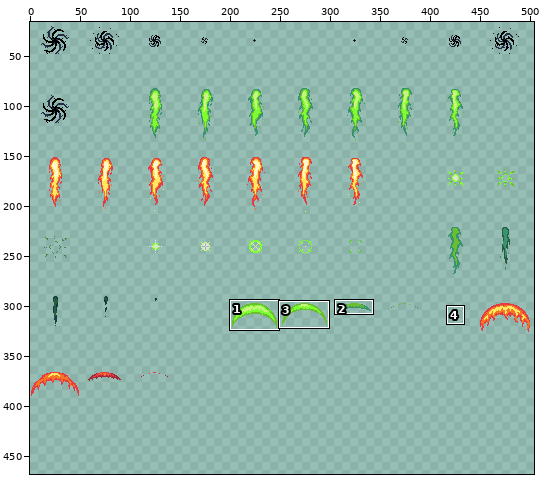
Sprite sheet -- Nevermore Unity Project/Assets/Art Assets/Alex/Projectile Effects/magiceffects.png. The first picture is a wide view before the edit; the outline marks the close-up.
Close-up. Before the commit:
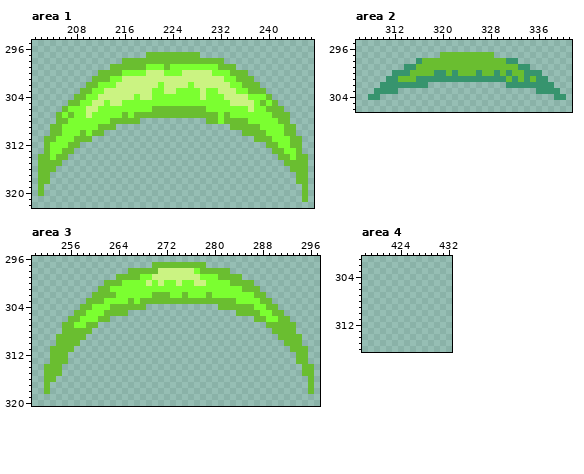
The file is 512x512 pixels. Shown: area 1: x 201..247, y 295..322; area 2: x 306..341, y 295..306; area 3: x 250..297, y 296..320; area 4: x 418..432, y 301..316. The wide view leaves out empty margins. The commit also changed other parts of the picture, which this record leaves out.
Once edited:
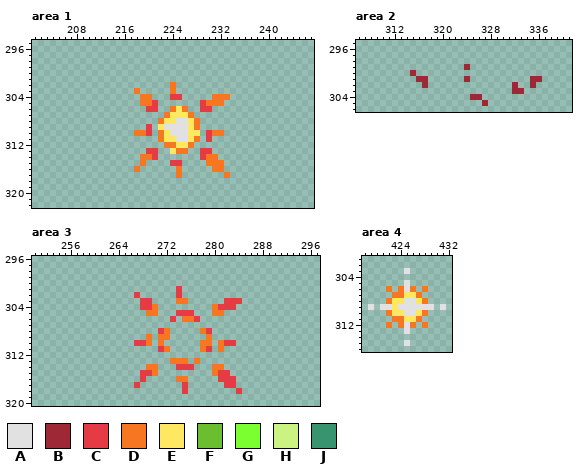
Palette (. is transparent): A #e1e1e1  B #9e2835  C #e43b44  D #f77622  E #fee761  F #6abe30  G #7bff30  H #cbf382  J #37946e
The exact change:
Area 1:
y 297: x 220..228 FFFFFFFFF -> .........
y 298: x 216..232 FFFFFFFFFFFFFFFFF -> .................
y 299: x 214..234 FFFFFFGGGFGGGGGGGGFFF -> .....................
y 300: x 212..236 FFFFGGGGHHHGGGHHHHHGGGFFF -> .........................
y 301: x 211..237 FFFGGHHHHHHHHHHHHHHHHHGGFFF -> ...........................
y 302: x 210..238 FFGGGHHHHHHHGHHHHGHHHHHHGGFFF -> ..............D..............
y 303: x 209..239 FFGGHHHHHHHHGGHHGGGGHGGHHHGGFFF -> .........D.....D...............
y 304: x 208..240 FFGGHHHHHHGHHGGGGGGGGHGGGHHHHGGGF -> ...........DD...CC.....DDD.......
y 305: x 207..241 FFGGHHGHHGGGGGGGGGGGGGGGGGGHHHHGFGF -> ............DDC.......CDDD.........
y 306: x 206..242 FGGGHHGGGGGGGGGFFFFFFFFFGGGGGGGHGGFFF -> ..............CC..DED..CC............
y 307: x 205..243 FGFGGHGGGGGFGFFFFFFFFFFFFFFGFGGGGGGGFFF -> ..................DEEED................
y 308: x 205..218 FFGGGGGGGFFFFF -> ..............; x 222..228 ....... -> DEEAAED; x 230..243 FFGFFFFGGGGGFF -> ..............
y 309: x 204..214 FFGGGGGGFFF -> ...........; x 220 . -> C; x 222..228 ....... -> EAAAAED; x 234..244 FFFFFGGGGFF -> ...........
y 310: x 204..212 FFGGGFGFF -> .........; x 218..220 ... -> DDC; x 222..228 ....... -> DEAAAEE; x 230..232 ... -> CDD; x 236..244 FFFFGGGFF -> .........
y 311: x 203..210 FFGGGFFF -> ........; x 222..228 ....... -> DEEAAED; x 230 . -> C; x 238..245 FFFGGGFF -> ........
y 312: x 203..208 FGGGFF -> ......; x 223..227 ..... -> DDEED; x 240..245 FFGGFF -> ......
y 313: x 203..207 FGGFF -> .....; x 220..221 .. -> CC; x 224..226 ... -> EDD; x 229..230 .. -> CC; x 241..245 FFGGF -> .....
y 314: x 202..206 FFGFF -> .....; x 219..221 ... -> DDC; x 229..231 ... -> CDD; x 242..246 FFGFF -> .....
y 315: x 202..205 FFFF -> ....; x 219 . -> D; x 224..225 .. -> CC; x 230..232 ... -> DDD; x 243..246 FFFF -> ....
y 316: x 202..204 FFF -> ...; x 218 . -> D; x 225 . -> D; x 231..232 .. -> DD; x 244..246 FFF -> ...
y 317: x 202..203 FF -> ..; x 225 . -> D; x 233 . -> D; x 245..246 FF -> ..
y 318: x 202..203 FF -> ..; x 245..246 FF -> ..
y 319..320: x 202 F -> .; x 246 F -> .
y 321: x 246 F -> .
Area 2:
y 297: x 320..328 FFFFFFFFF -> .........
y 298: x 316..332 JFFFFFFFFFFFFFFJJ -> .................
y 299: x 314..334 JJFFFFFFFFFFFFFFFFFJJ -> ..........B..........
y 300: x 312..336 JJJFFFFJJFJFFFJFFJFJFFJJJ -> ...B.....................
y 301: x 311..337 JJFFFJJJJJJJJJJJJJJJFJFJFJJ -> .....BB......B..........BB.
y 302: x 310..317 JJJJJJJJ -> .......B; x 331..338 JJJJJJJJ -> .B..B...
y 303: x 309..312 JJJJ -> ....; x 332..333 .. -> BB; x 336..339 JJJJ -> ....
y 304: x 308..309 JJ -> ..; x 325..326 .. -> BB; x 339..340 JJ -> ..
y 305: x 327 . -> B
Area 3:
y 297: x 270..278 FFFFFFFFF -> .........
y 298: x 266..282 FFFFFHHHHHHGFFFFF -> .................
y 299: x 264..284 FFFFGGHHHHHHHHGGGFFFF -> .....................
y 300: x 262..286 FFFGGGGHGHGGHGGHHGGGGFFFF -> .........................
y 301: x 261..287 FFGGGGGGGGGGGGGGGGGGGGGGFFF -> .............C.............
y 302: x 260..288 FFFFGGGGGGFFFGGFGGGFGGGGGGGFF -> .......C......C..............
y 303: x 259..289 FFFGGGGFGFFFFFFFFFFFFFFFFGGGGFF -> .........CC....DD......CCC.....
y 304: x 258..270 FFGGGFFFFFF.. -> ..........CCD; x 280..290 .FFFFFFGGFF -> DCCC.......
y 305: x 257..265 FFGGGFFFF -> .........; x 269..270 .. -> DD; x 274..276 ... -> CCC; x 280..281 .. -> DD; x 284..291 FFFFGGFF -> ........
y 306: x 256..262 FFGGGFF -> .......; x 273 . -> C; x 275..277 ... -> DDC; x 287..292 FFGGFF -> ......
y 307: x 255..260 FFGGFF -> ......; x 289..293 FFFFF -> .....
y 308: x 255..259 FFFFF -> .....; x 271..272 .. -> CD; x 278..279 .. -> DC; x 290..293 FFFF -> ....
y 309: x 254..258 FFFFF -> .....; x 269 . -> D; x 271..272 .. -> DD; x 279 . -> D; x 291..294 FFFF -> ....
y 310: x 254..257 FFFF -> ....; x 267..269 ... -> CCD; x 271 . -> D; x 278..279 .. -> DD; x 281..283 ... -> DCC; x 292..294 FFF -> ...
y 311: x 253..256 FFFF -> ....; x 271..272 .. -> CD; x 278..279 .. -> DC; x 281 . -> D; x 293..295 FFF -> ...
y 312: x 253..255 FFF -> ...; x 294..295 FF -> ..
y 313: x 253..255 FFF -> ...; x 273..275 ... -> DDD; x 277 . -> D; x 294..295 FF -> ..
y 314: x 252..254 FFF -> ...; x 269..270 .. -> DD; x 274..276 ... -> CCC; x 280..281 .. -> DD; x 295..296 FF -> ..
y 315: x 252..254 FFF -> ...; x 268..270 ... -> CCD; x 280..282 ... -> DCC; x 295..296 FF -> ..
y 316: x 252..253 FF -> ..; x 268 . -> C; x 274..275 .. -> DD; x 281..283 ... -> CCC; x 296 F -> .
y 317: x 252 F -> .; x 267 . -> C; x 275 . -> C; x 282..283 .. -> CC; x 296 F -> .
y 318: x 252 F -> .; x 275 . -> C; x 284 . -> C; x 296 F -> .
Area 4:
y 303: x 425 . -> A
y 305: x 425 . -> A
y 306: x 422 . -> D; x 424..426 ... -> DAD; x 428 . -> D
y 307: x 423..427 ..... -> DDEED
y 308: x 422..428 ....... -> DEEAAED
y 309: x 419 . -> A; x 421..429 ......... -> AAEAAAAAA; x 431 . -> A
y 310: x 422..428 ....... -> DEEAAED
y 311: x 423..427 ..... -> DDEED
y 312: x 422 . -> D; x 424..426 ... -> DAD; x 428 . -> D
y 313: x 425 . -> A
y 315: x 425 . -> A
Pixel boxes of the changes (left, top, right, bottom) in both close-ups:
changed: (38, 52, 308, 202)
changed: (368, 52, 566, 106)
changed: (44, 262, 314, 394)
added: (368, 268, 446, 346)
